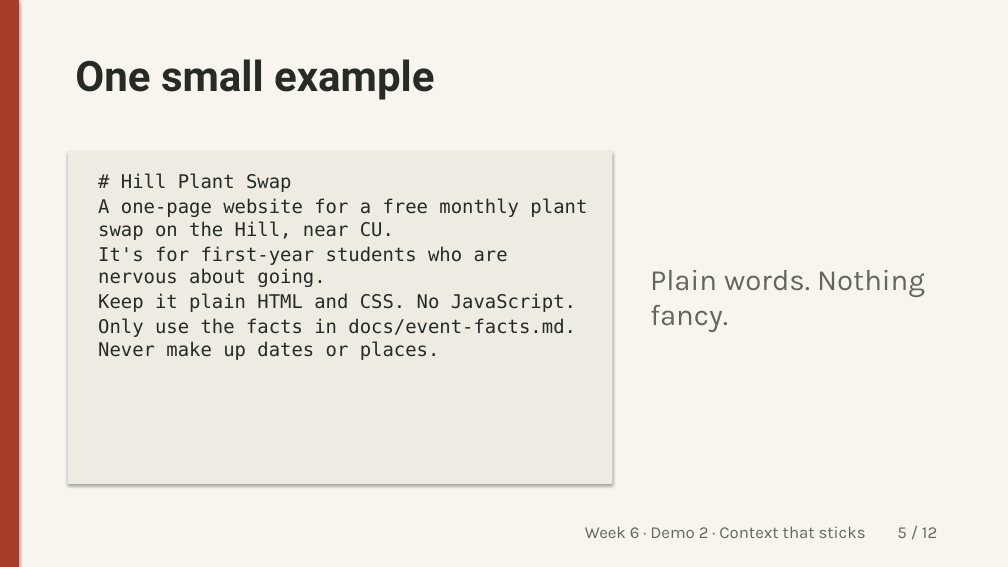
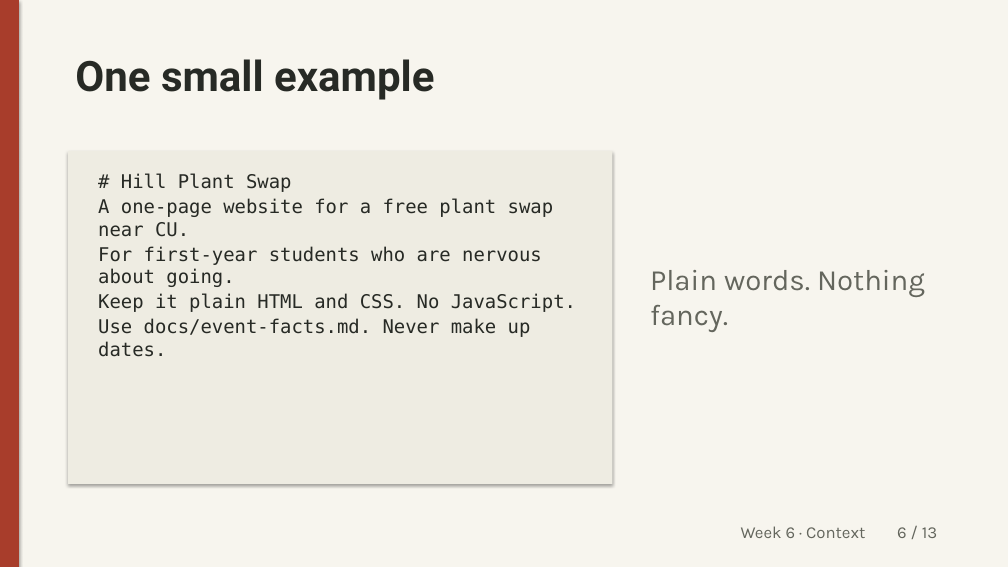
Before and after one commit to unforcedagi/learn-vibe-build-deck, a slide deck: slide 6 of lessons/week-6/_src/week6-lecture.pptx (slide 5 before the commit). Drawn at 1008x567 pixels with LibreOffice and Linux fonts; fonts in the diff are those of the drawing. Boxes give left, top, right and bottom in pixels: in the first picture for what was removed or moved away, otherwise in the second. Text is boxed around its words. In the diff, an @@ line names an element or a change of style, - is before the commit and + after.

Commit message:
Week 6 final: slides → one live conversation → small-group learning builds (#10)
* Week 6 foundation: copy lesson, light context file, get online; no live connector or pair exercise

* No connector advertising anywhere in Week 6; concept only next week

* Week 6 final sequence: slides first, one open Claude conversation, small-group learning builds

* Align lesson title/contents and remove staged-demo resource cards

---------

```diff
--- a/lessons/week-6/_src/week6-lecture.pptx
+++ b/lessons/week-6/_src/week6-lecture.pptx
@@ text at [98,198,554,287]: text changed @@
-A one-page website for a free monthly plant swap on the Hill, near CU.
-It's for first-year students who are nervous about going.
+A one-page website for a free plant swap near CU.
+For first-year students who are nervous about going.
@@ text at [98,318,531,357]: text changed @@
-Only use the facts in docs/event-facts.md. Never make up dates or places.
+Use docs/event-facts.md. Never make up dates.
@@ text at [741,526,937,538]: text changed @@
-Week 6 · Demo 2 · Context that sticks 5 / 12
+Week 6 · Context 6 / 13
```
Also in this commit, not shown: 8 other slides changed, 4 slides added, 3 slides removed, 13 other files.
